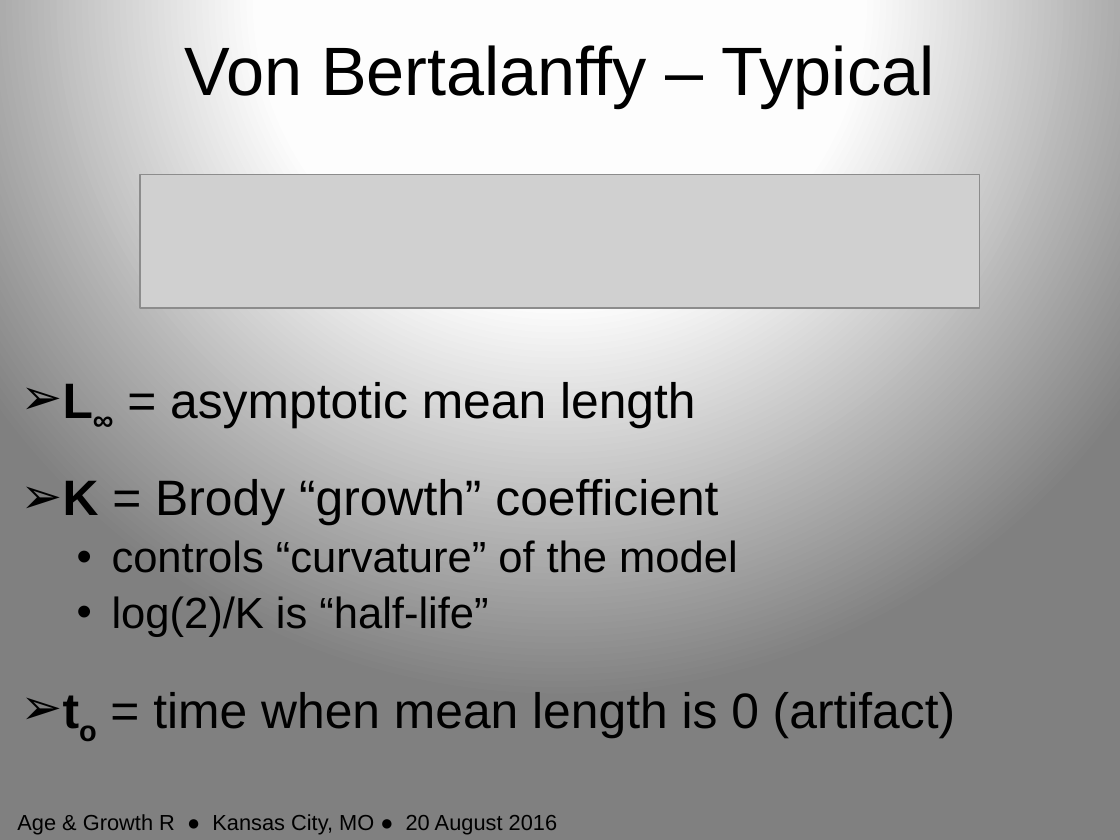
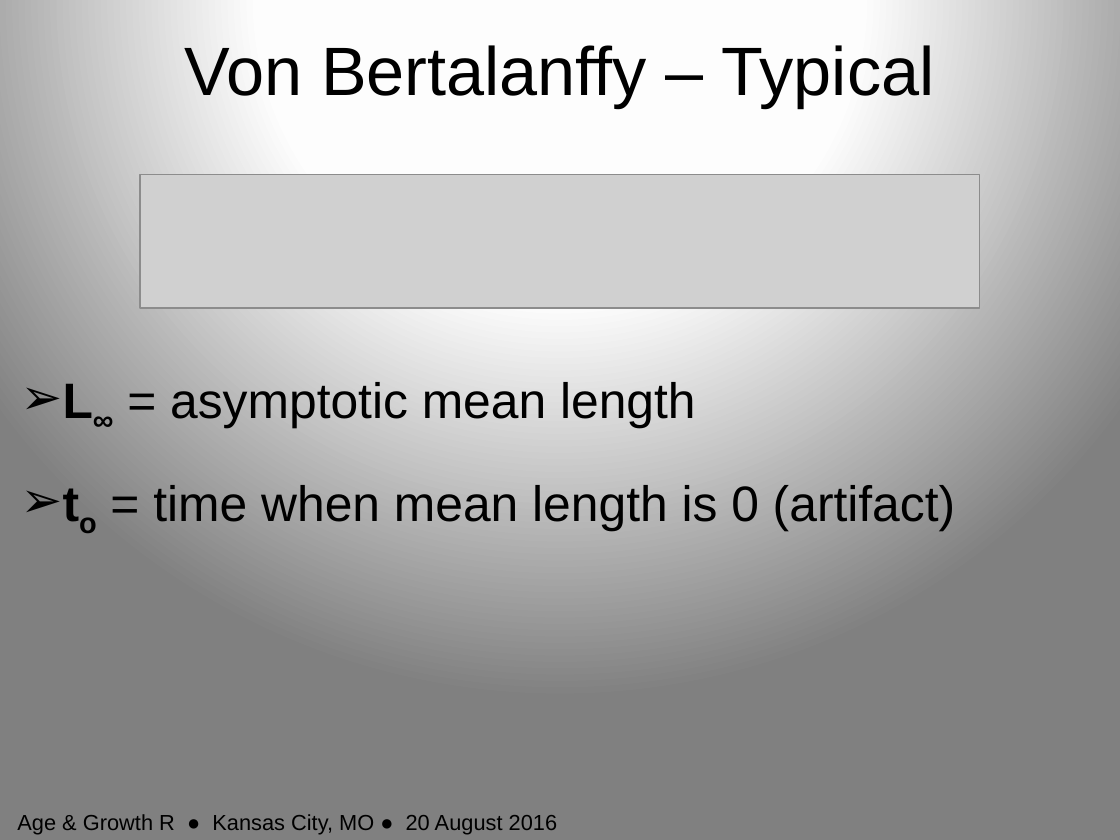
Before and after one commit to anhnguyendepocen/RCourseKC2016, a slide deck: slide 4 of Slides/Growth_Single.pptx. Drawn at 1120x840 pixels with LibreOffice and Linux fonts; fonts in the diff are those of the drawing; grey boxes stand for pictures. Boxes give left, top, right and bottom in pixels: in the first picture for what was removed or moved away, otherwise in the second. Text is boxed around its words. In the diff, an @@ line names an element or a change of style, - is before the commit and + after.

```diff
--- a/Slides/Growth_Single.pptx
+++ b/Slides/Growth_Single.pptx
@@ text at [63,479,737,637]: paragraphs removed @@
-➢ K = Brody “growth” coefficient
-  • controls “curvature” of the model
-  • log(2)/K is “half-life”
```
Also in this commit, not shown: 2 other slides changed, 6 slides added, 1 slide removed, 23 other files.
